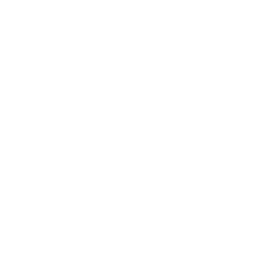
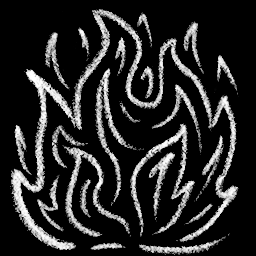
Layer changes from the first 256x256 image to the second:
hid "magma" over [11, 146, 250, 256]
added layer "fire" in group "sprites" over [10, 9, 239, 255]
showed "Background" over [0, 0, 256, 256]
